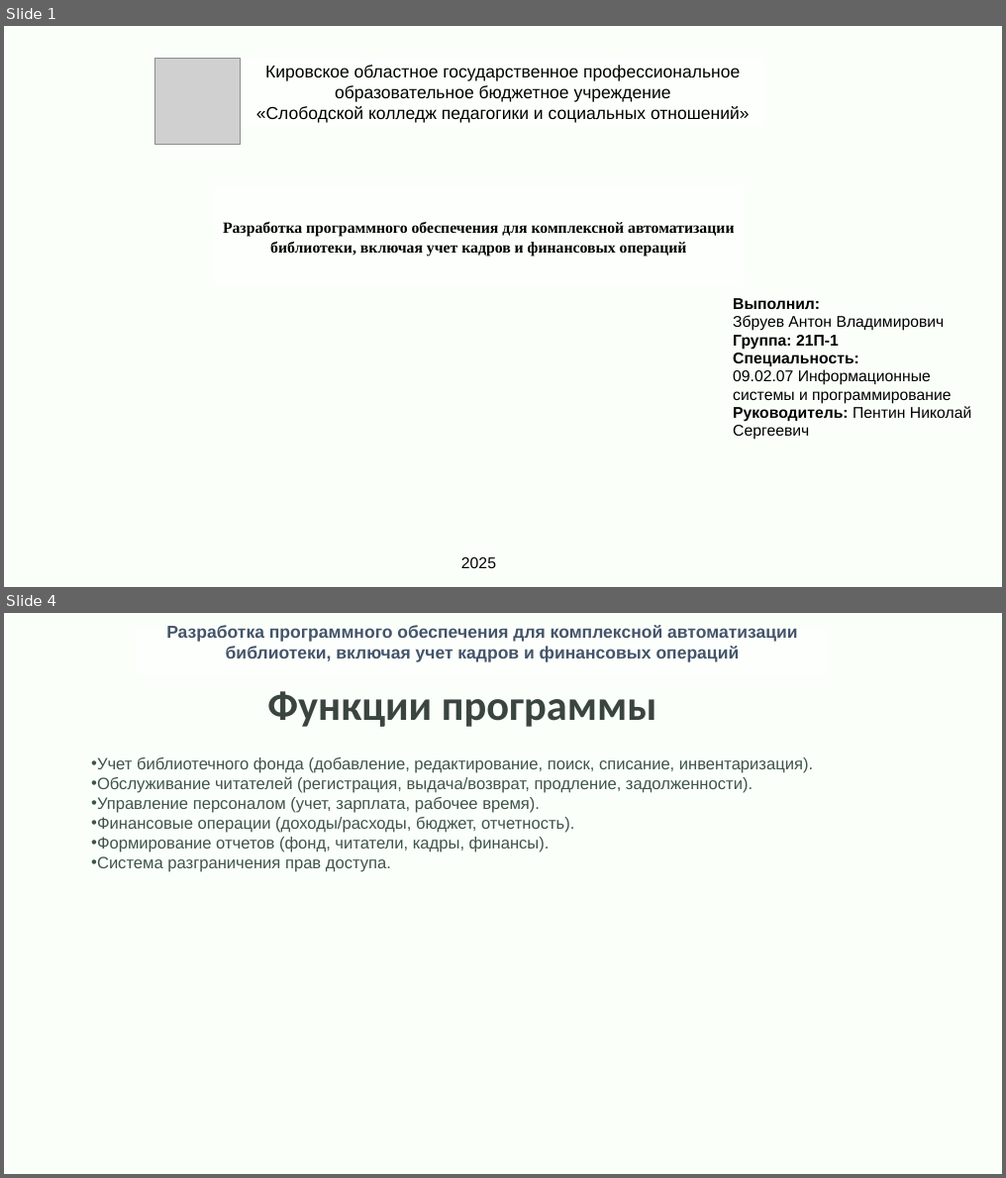
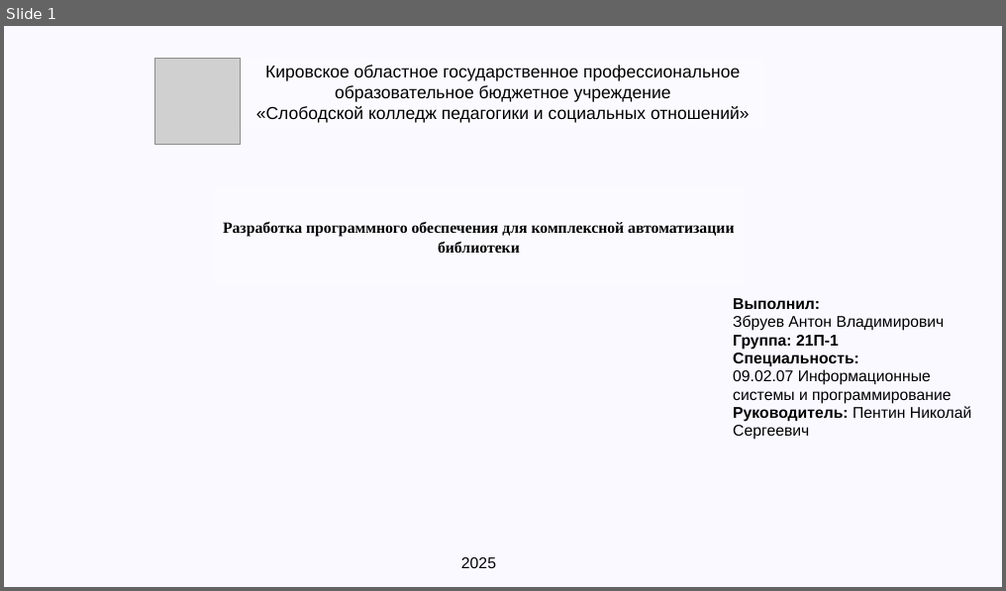
Before and after one commit to Smixdy/DiplomZbruev, a slide deck: Презентация дипломной работы.pptx. Shown one above the other, each under a label of ours: slides 1 and 4 before the commit, slide 1 after it; the slides between them are not shown. The pictures are 1006x1178 and 1006x591 pixels, drawn with LibreOffice and Linux fonts; fonts in the diff are those of the drawing; grey boxes stand for pictures; background and template pictures are left out. Boxes give left, top, right and bottom in pixels: in the first picture for what was removed or moved away, otherwise in the second. Text is boxed around its words. In the diff, an @@ line names an element or a change of style, - is before the commit and + after.

```diff
--- a/Презентация дипломной работы.pptx
+++ b/Презентация дипломной работы.pptx
@@ slide 4 removed at (x1=4, y1=613, x2=1002, y2=1174), background #FFFFFF; not listed: 1 template element that a slide beside it also shows @@
@@ text removed at (x1=166, y1=625, x2=798, y2=663) @@
-Разработка программного обеспечения для комплексной автоматизации библиотеки, включая учет кадров и финансовых операций
@@ text removed at (x1=267, y1=691, x2=657, y2=727) @@
-Функции программы
@@ text removed at (x1=91, y1=758, x2=813, y2=872) @@
-• Учет библиотечного фонда (добавление, редактирование, поиск, списание, инвентаризация).
-• Обслуживание читателей (регистрация, выдача/возврат, продление, задолженности).
-• Управление персоналом (учет, зарплата, рабочее время).
-• Финансовые операции (доходы/расходы, бюджет, отчетность).
-• Формирование отчетов (фонд, читатели, кадры, финансы).
-• Система разграничения прав доступа.
@@ rectangle removed at (x1=876, y1=1146, x2=1002, y2=1174) @@
@@ slide 1 changed as well @@
@@ background #FFFFFF to #000000 @@
@@ rectangle at (x1=4, y1=26, x2=1002, y2=587): fill #FAFFFA to #F9F9FF @@
@@ text at (x1=223, y1=222, x2=734, y2=253): text changed @@
-Разработка программного обеспечения для комплексной автоматизации библиотеки, включая учет кадров и финансовых операций
+Разработка программного обеспечения для комплексной автоматизации библиотеки
```
Also in this commit, not shown: 3 other slides changed, 13 slides added, 5 other slides removed.
